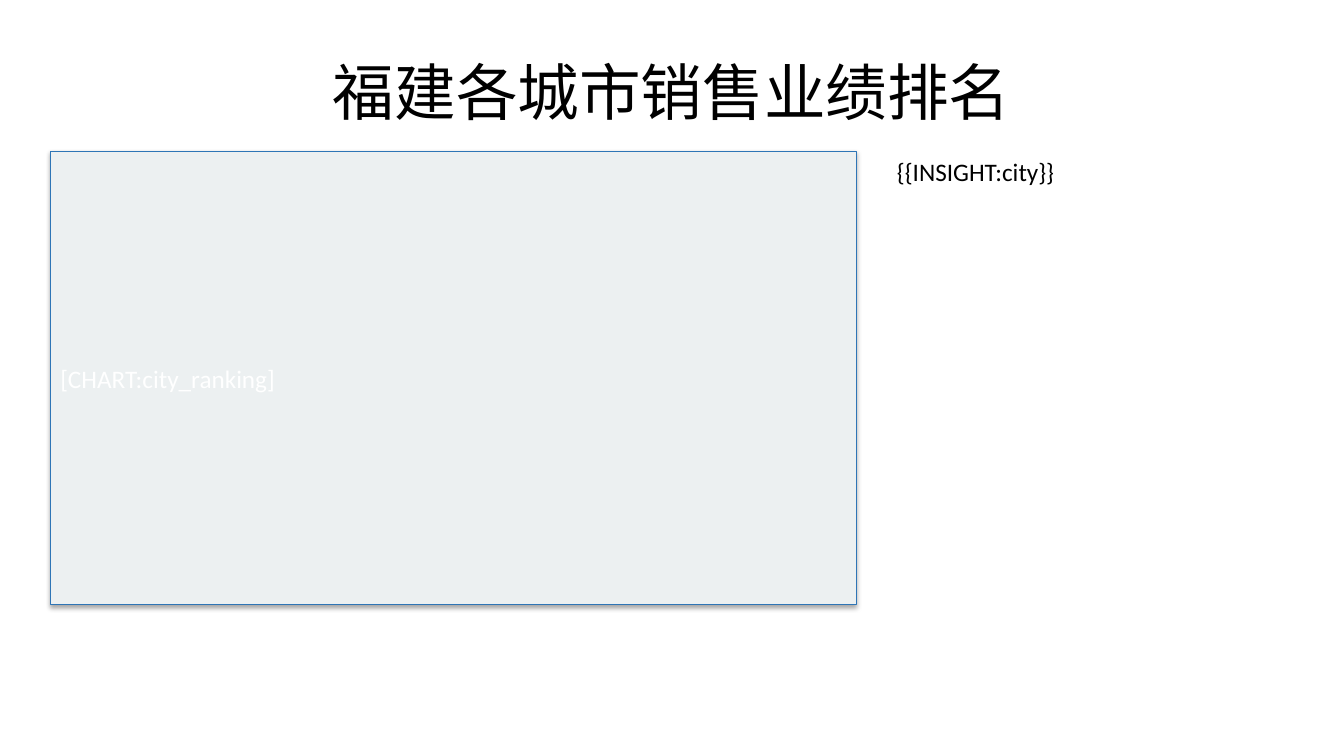
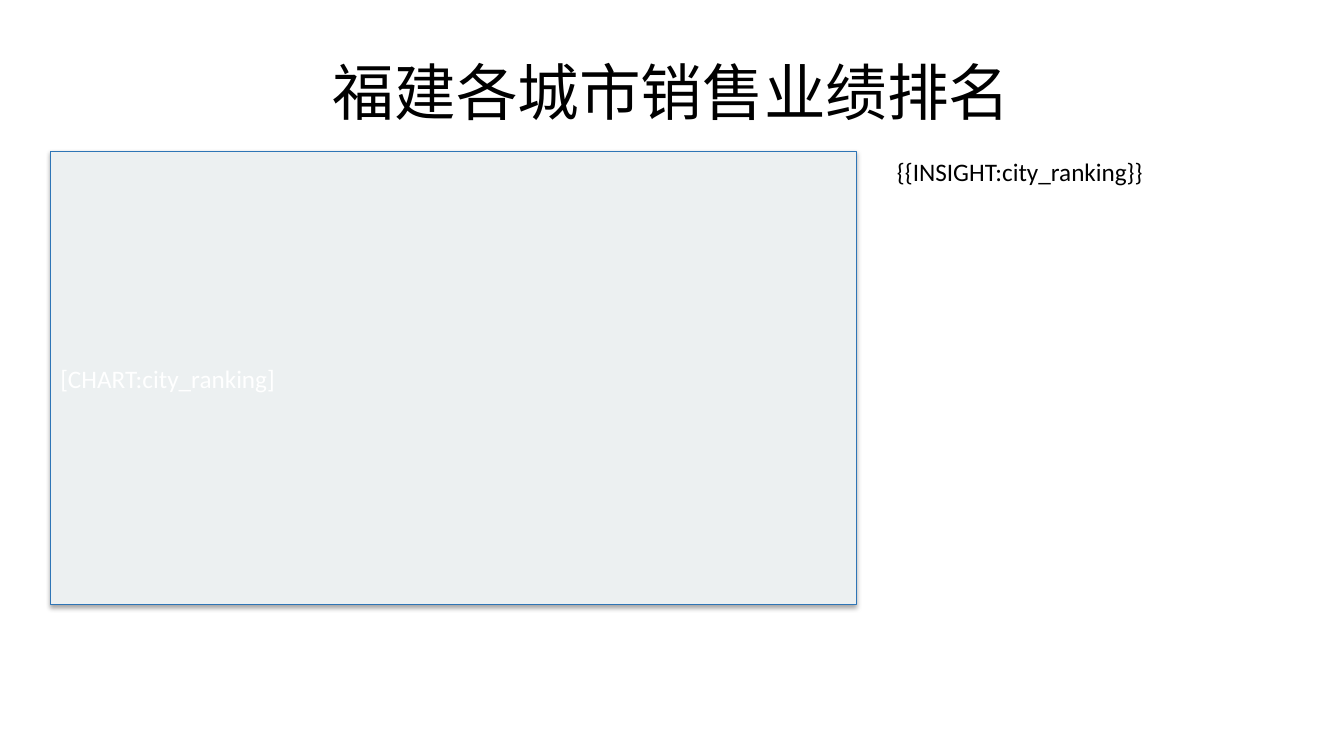
Before and after one commit to lijiahao1996/PPT-Automation, a slide deck: slide 6 of templates/销售分析报告_标准模板.pptx. Drawn at 1344x756 pixels with LibreOffice and Linux fonts; fonts in the diff are those of the drawing. Boxes give left, top, right and bottom in pixels: in the first picture for what was removed or moved away, otherwise in the second. Text is boxed around its words. In the diff, an @@ line names an element or a change of style, - is before the commit and + after.

Commit message:
修复 sales_by_person 命名统一 + data-insight skill 优化

```diff
--- a/templates/销售分析报告_标准模板.pptx
+++ b/templates/销售分析报告_标准模板.pptx
@@ text at <box>897,162,1143,186</box>: text changed @@
-{{INSIGHT:city}}
+{{INSIGHT:city_ranking}}
```
Also in this commit, not shown: 5 other slides changed, 11 other files.
